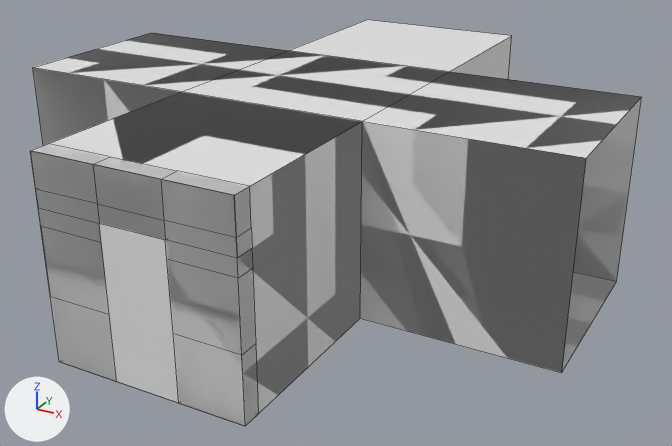
The FBX model Assets/ProceduralDungeons/Resouces/Models/ProceduralSettlements.fbx, before and after one commit.
Rendered twice from a 50 mm lens placed at (6.94, -7.63, 5.25), pointed at (0.36, 4.33, -0.73). The lights are fixed; the arrows at lower left show +X, +Y and +Z. Mesh edges are drawn as thin lines. Where no turn or scale is listed for an object, it has been applied to the vertices.

Objects in the first picture: 'corridor-cross', 'corridor-l', 'corridor-t', 'wall', 'wall-door'.
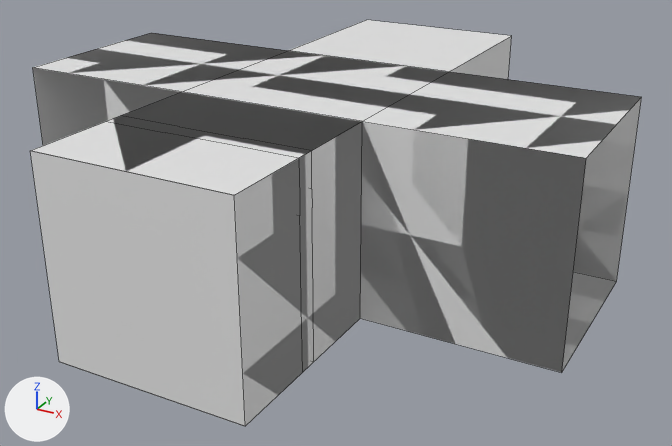
The change, as JSON lines over the scene's bpy script:
```json
{"block": "me_plane_001", "where": "# used by ob_wall_door; location = (0.0, 0.0, 0.0)"}
{"op": "remove", "block": "me_plane_001", "code": "me_plane_001.from_pydata(...)  # 48 vertices, 46 faces; spans x -1.5..1.5, y 0.0..0.3, z -1.5..1.5"}
{"op": "add", "block": "me_plane_001", "code": "me_plane_001.from_pydata(...)  # 56 vertices, 35 faces; spans x -1.5..1.5, y 0.0..3.0, z -1.5..1.5"}
{"block": "me_plane_001", "change": "me_plane_001 part 1"}
{"block": "me_plane_001", "change": "44 vertices are removed from x -1.5..1.5, y 0.0..0.3, z -1.5..1.5"}
{"block": "me_plane_001", "change": "46 faces are deleted"}
{"block": "me_plane_001", "change": "4 vertices are added at (1.5, 3.0, -1.5), (1.5, 3.0, 1.5), (-1.5, 3.0, -1.5), (-1.5, 3.0, 1.5)"}
{"block": "me_plane_001", "change": "4 new faces join them"}
```

Changed parts and their boxes (x1, y1, x2, y2) in the pictures (672 x 446 px):
```json
{"object": "wall-door", "change": "reshaped", "before": [30, 144, 259, 426], "after": [31, 92, 362, 426], "on screen": "44% wider, 18% taller"}
```
